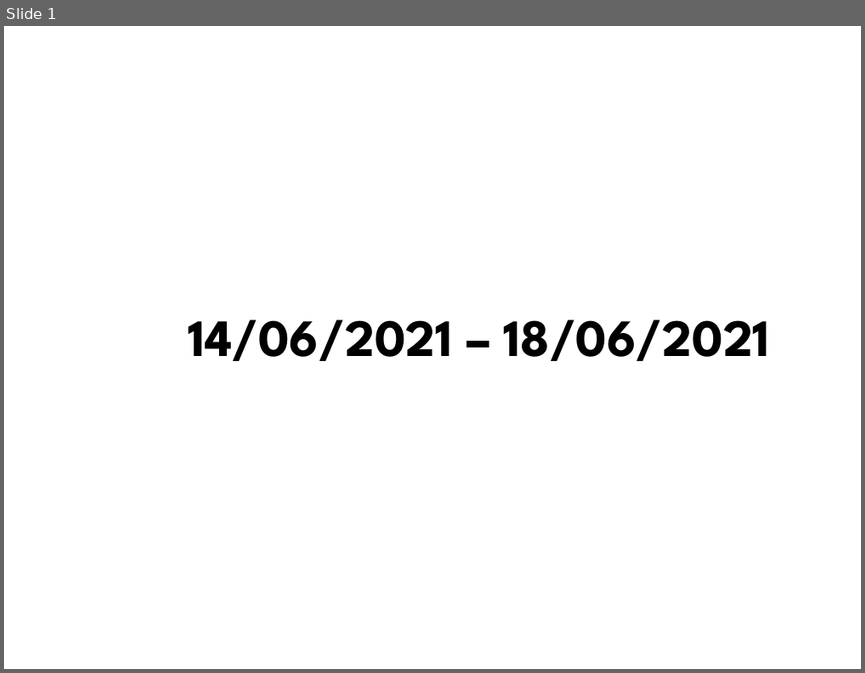
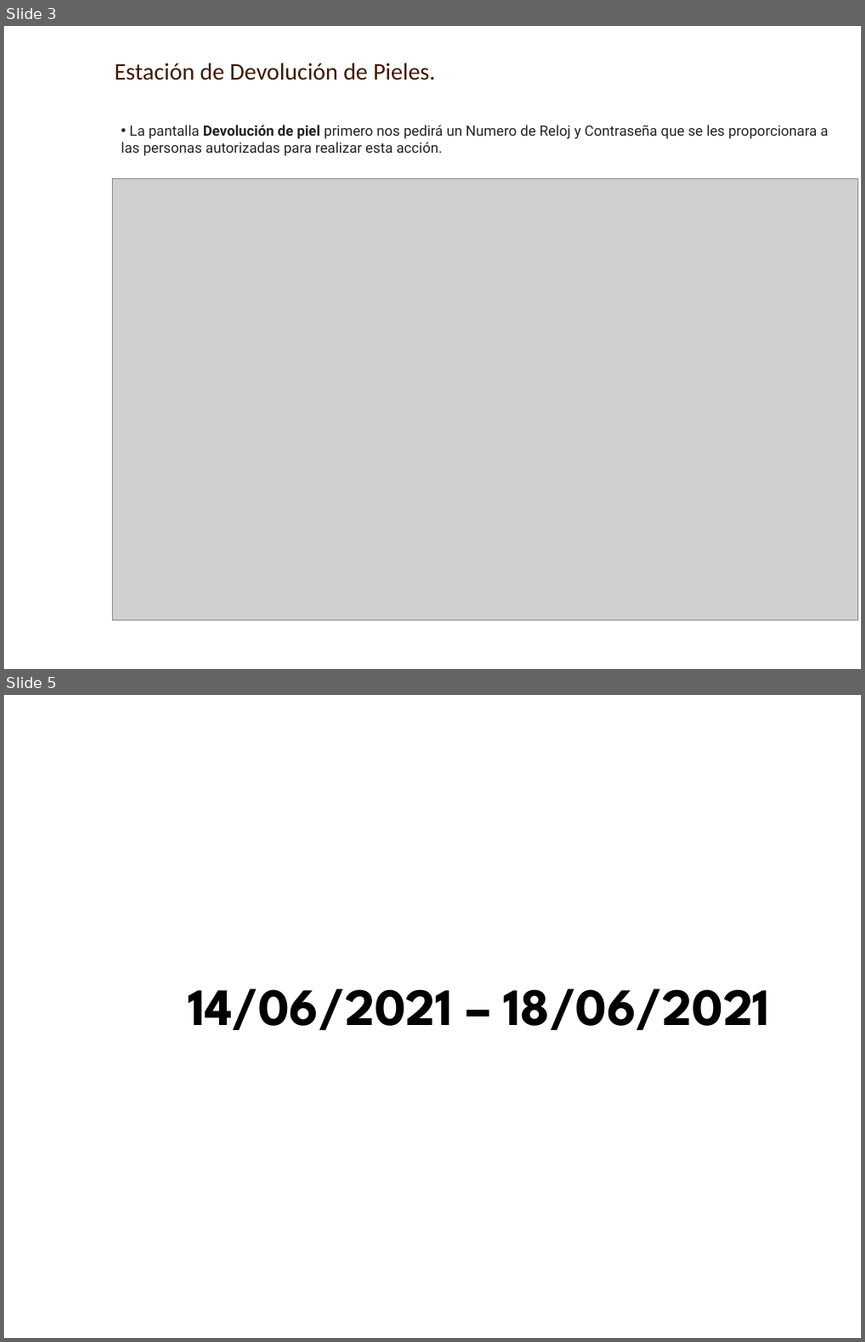
Before and after one commit to AXDELAROSA/CLASIFICACION_PIELES, a slide deck: Scripts_R100_Materiales/Folios_Transaccion/Docs/IT_DEV_FOLIOS_22102020.pptx. Shown one above the other, each under a label of ours: slide 1 before the commit, slides 3 and 5 after it; the slides between them are not shown. The pictures are 865x673 and 865x1342 pixels, drawn with LibreOffice and Linux fonts; fonts in the diff are those of the drawing; grey boxes stand for pictures; background and template pictures are left out. Boxes give left, top, right and bottom in pixels: in the first picture for what was removed or moved away, otherwise in the second. Text is boxed around its words. In the diff, an @@ line names an element or a change of style, - is before the commit and + after.

Commit message:
CAMBIOS PARA DEVOLUCION Y TRASPASOS DE PIEL EN MESASDE PRODUCCION

```diff
--- a/Scripts_R100_Materiales/Folios_Transaccion/Docs/IT_DEV_FOLIOS_22102020.pptx
+++ b/Scripts_R100_Materiales/Folios_Transaccion/Docs/IT_DEV_FOLIOS_22102020.pptx
@@ slide 3 added at (4,26,861,669), background picture (left out) @@
@@ text added at (114,63,435,80), 20 pt, text #3F1900 @@
+Estación de Devolución de Pieles.
@@ text added at (121,125,828,156), 12 pt, text #222222 @@
+• La pantalla Devolución de piel primero nos pedirá un Numero de Reloj y Contraseña que se les proporcionara a las personas autorizadas para realizar esta acción.
@@ picture added at (113,178,857,620) @@
@@ what was slide 1 is now slide 5 @@
```
Also in this commit, not shown: 3 other slides added, 9 other files.
